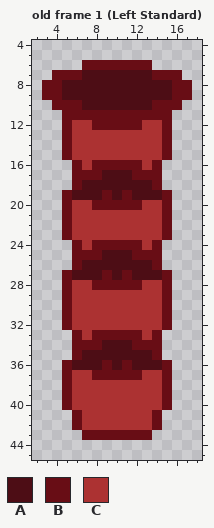
Edited in one commit: pixel-art file (spritefiles/Players/player_guns.ase). The first picture shows the starting point.
64x64 pixels, 10 frames. Shown: old frame 1 (Left Standard): x 2..18, y 4..45. The commit also changed other frames, which this record leaves out.
Palette (. is transparent): A #4d0d15  B #680d15  C #ac3232
New version:
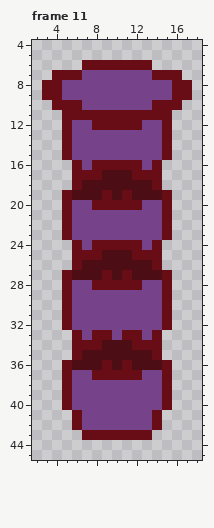
A new or re-ordered frame is compared with the old frame closest to it.
The author wrote: Added drag-ability to armor slots and added swappable guns
The exact change:
frames 10 -> 15
@@ palette @@
-C #ac3232
+C #76428a
--- frame 11 is new; against old frame 1 (Left Standard)
@@ x 2..18 @@
  6 .....BBBBBBB.....
- 7 ..BBBAAAAAAABBB..
- 8 .BBAAAAAAAAAAABB.
- 9 .BBAAAAAAAAAAABB.
-10 ..BBBAAAAAAABBB..
+ 7 ..BBBCCCCCCCBBB..
+ 8 .BBCCCCCCCCCCCBB.
+ 9 .BBCCCCCCCCCCCBB.
+10 ..BBBCCCCCCCBBB..
 11 ...BBBBBBBBBBB...
@@ x 8..12 @@
 32 CCCCC
-33 BBBBB
+33 BBCBB
 34 BAAAB
